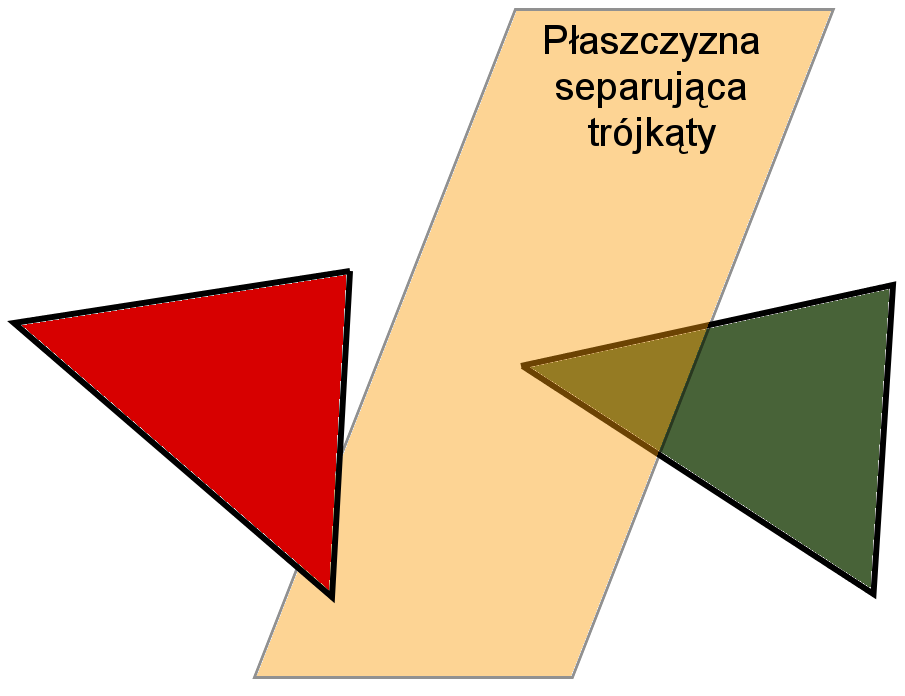
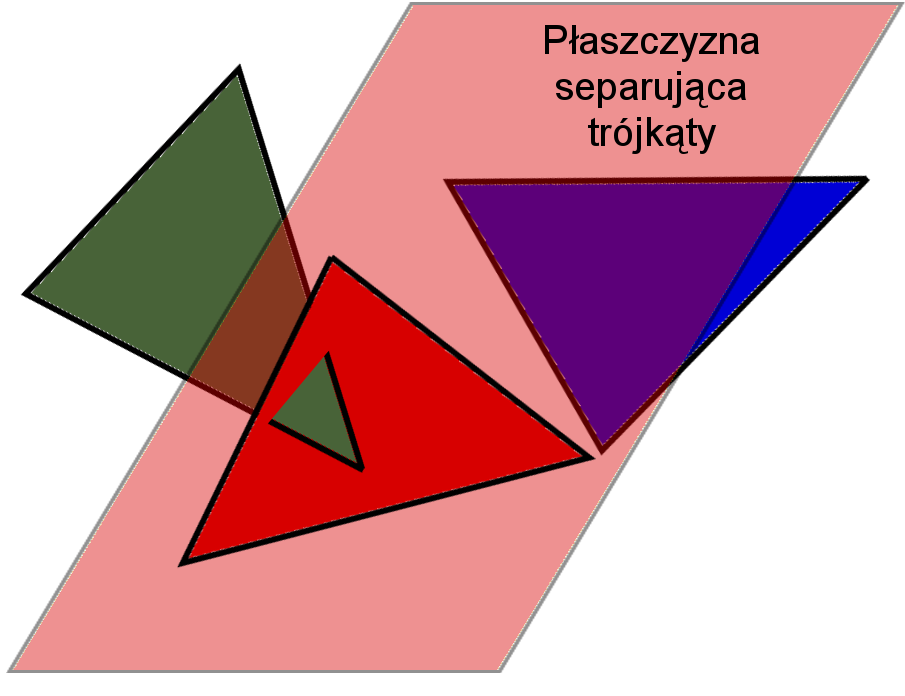
Layered file, before and after one edit (905px x 696px). Changes by layer:
added layer "Nowa warstwa#3" above "Nowa warstwa#1" over [267, 350, 367, 473]
painted on "Nowa warstwa#1" over [7, 254, 596, 604]
painted on "Nowa warstwa" over [6, 2, 905, 679]
added layer "Nowa warstwa#4" above "Nowa warstwa#2" over [20, 62, 367, 473]
painted on "Nowa warstwa#2" over [442, 174, 897, 600]
